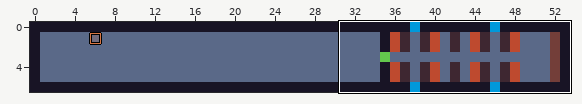
LDtk project: maps.ldtk. The first picture is a wide view before the edit; the outline marks the close-up.
Close-up. Before the commit:
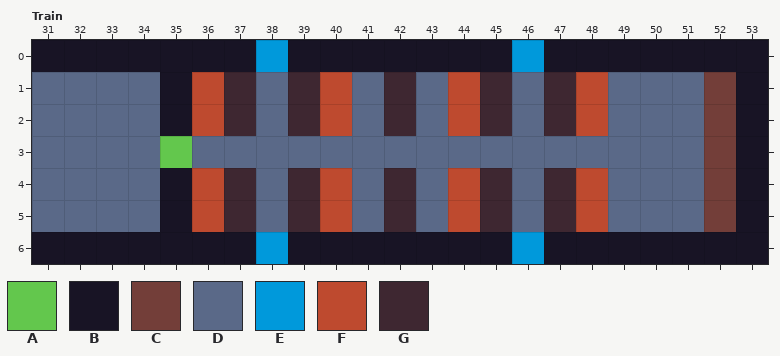
Cells are 16x16 px. Shown: Train x 31..53, y 0..6. The commit also changed other parts of the map, which this record leaves out.
Key: from "Tiles": A 1 "grass", B 2 "wall", C 6 "gate", D 11 "floor", E 12 "window", F 13 "table", G 16 "bridge".
_ is an empty cell.
Layer "Tiles" before, first column x 31:
0 BBBBBBBEBBBBBBBEBBBBBBB
1 DDDDBFGDGFDGDFGDGFDDDCB
2 DDDDBFGDGFDGDFGDGFDDDCB
3 DDDDADDDDDDDDDDDDDDDDCB
4 DDDDBFGDGFDGDFGDGFDDDCB
5 DDDDBFGDGFDGDFGDGFDDDCB
6 BBBBBBBEBBBBBBBEBBBBBBB
Once edited:
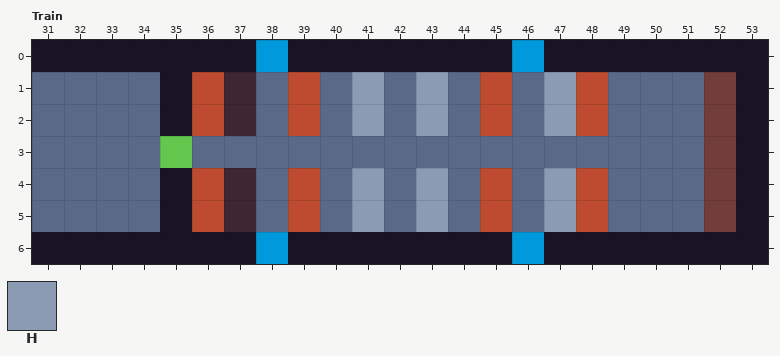
Further tiles: from "Tiles": H 24 "cornice".
Change:
Changed rows in their new state; . is an unchanged cell.
Layer "Tiles":
first column x 39:
1 FDHDHDF.H
2 FDHDHDF.H
4 FDHDHDF.H
5 FDHDHDF.H
Changed places in both close-ups, as pixel boxes (x1, y1, x2, y2):
changed: (288, 72, 512, 136)
changed: (544, 72, 576, 136)
changed: (288, 168, 512, 232)
changed: (544, 168, 576, 232)
